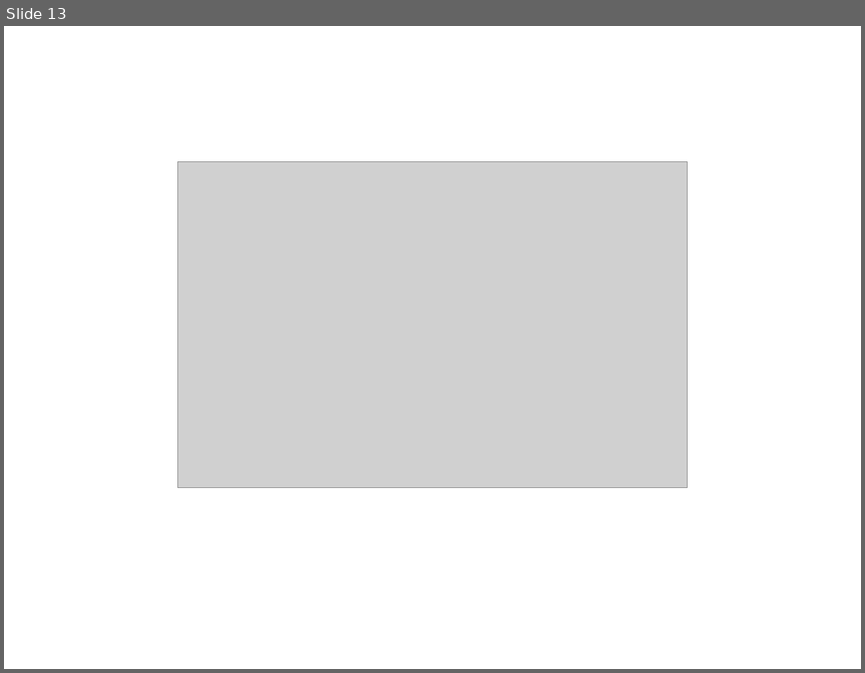
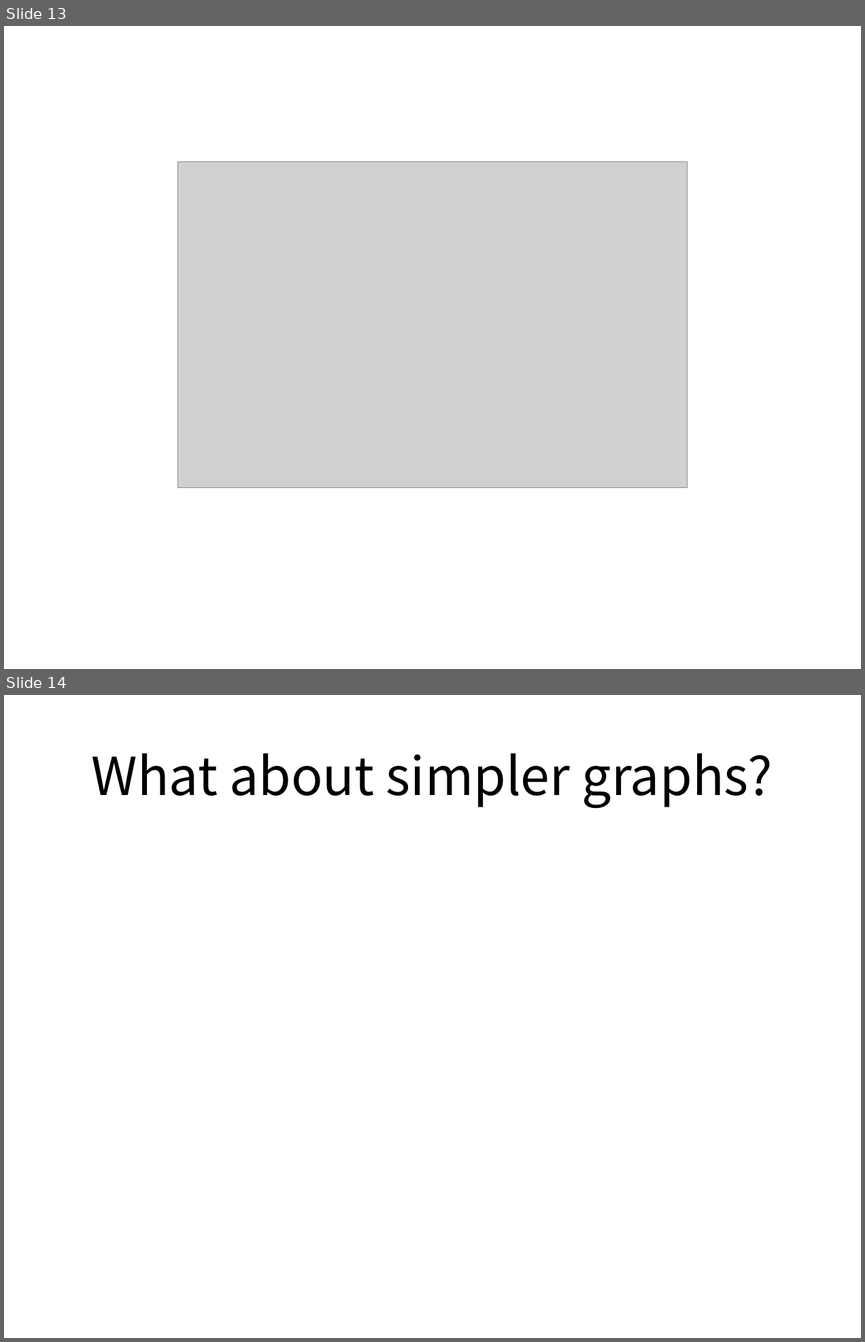
Before and after one commit to gfanti/anonymous-social-networks, a slide deck: presentation/presentation.pptx. Shown one above the other, each under a label of ours: slide 13 before the commit, slides 13 and 14 after it. The pictures are 865x673 and 865x1342 pixels, drawn with LibreOffice and Linux fonts; fonts in the diff are those of the drawing; grey boxes stand for pictures. Boxes give left, top, right and bottom in pixels: in the first picture for what was removed or moved away, otherwise in the second. Text is boxed around its words. In the diff, an @@ line names an element or a change of style, - is before the commit and + after.

```diff
--- a/presentation/presentation.pptx
+++ b/presentation/presentation.pptx
@@ slide 14 added at (4,695,861,1338), background #FFFFFF @@
@@ title added at (92,753,773,808), 44 pt, text #000000 @@
+What about simpler graphs?
```
Also in this commit, not shown: 1 slide changed, 1 other slide added.
